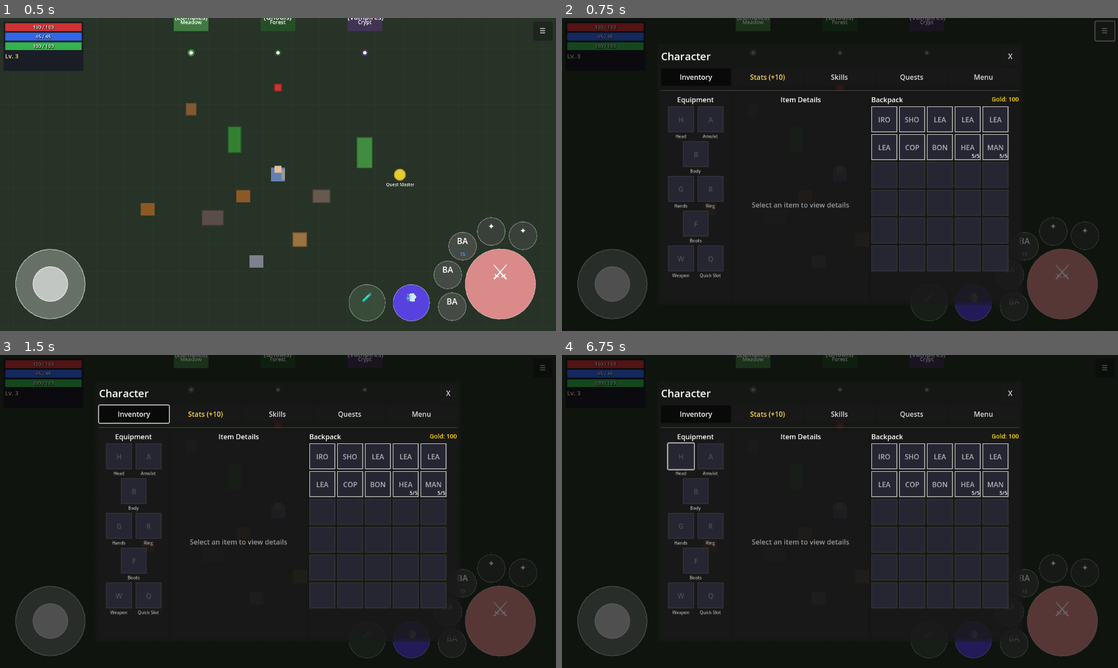
Above: before the commit, frames 1-4 (two rows, left to right).
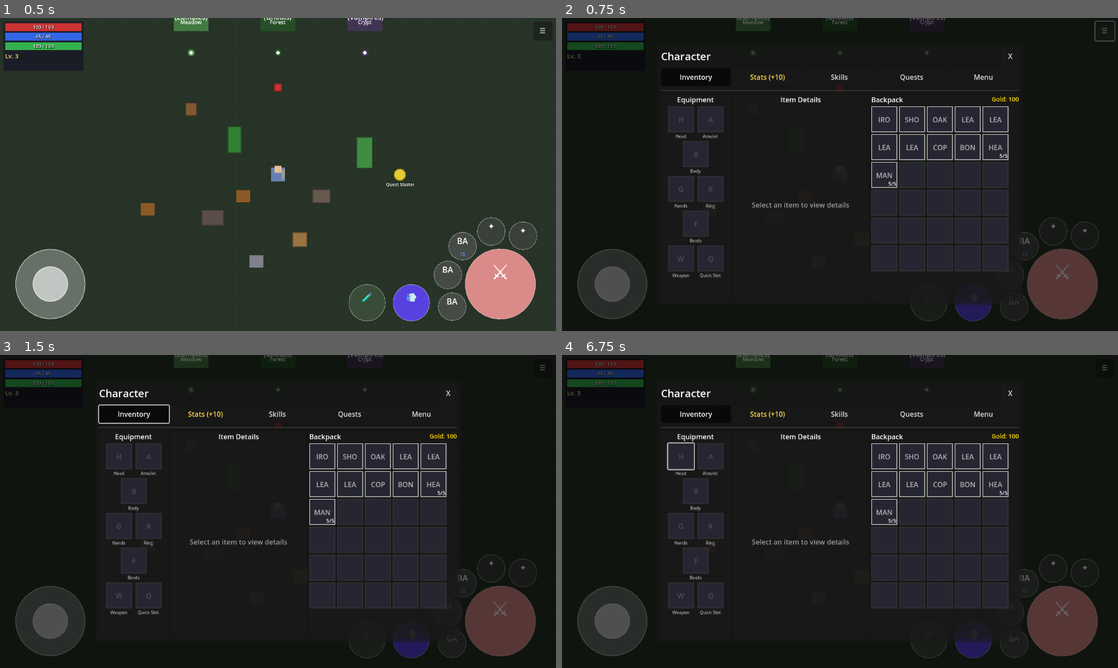
Above: after the commit, the same moments.

Repository: MatousHruska/MobileTestia
Game: Godot game, scene res://scenes/world/test_zone.tscn
Same seed, same stepped clock (60 frames per second), same inputs: the game is played once before the commit and once after it.
Inputs:
- Up to frame 1 (0.5 s): no input
- Up to frame 2 (0.75 s): click "☰" at 0.5 s
- Up to frame 3 (1.5 s): click "Inventory" at 1.25 s
- Up to frame 4 (6.75 s): click "Stats (+10)" at 2 s; click "Skills" at 2.75 s; click "Quests" at 3.5 s; click "Active" at 4.25 s; click "Completed" at 5 s; click "Inventory" at 5.75 s; click "H" at 6.5 s

Frame 1 is identical in both runs. In frame 2, 0.3% of the frame differs, in the area x 55-80%, y 31-55%; in frame 3, 0.3%; in frame 4, 0.3%.

Commit message:
Add Oak Staff to starting inventory for magic testing

Diff:
--- a/scripts/inventory/inventory_manager.gd
+++ b/scripts/inventory/inventory_manager.gd
@@ -593,6 +593,7 @@
 	var starting_items := [
 		"wep_sword_iron",      # Basic iron sword
 		"wep_bow_short",       # Short bow (for testing ranged)
+		"wep_staff_oak",       # Oak staff (for testing magic)
 		"arm_helmet_leather",  # Leather cap
 		"arm_chest_leather",   # Leather tunic
 		"arm_gloves_leather",  # Leather gloves
